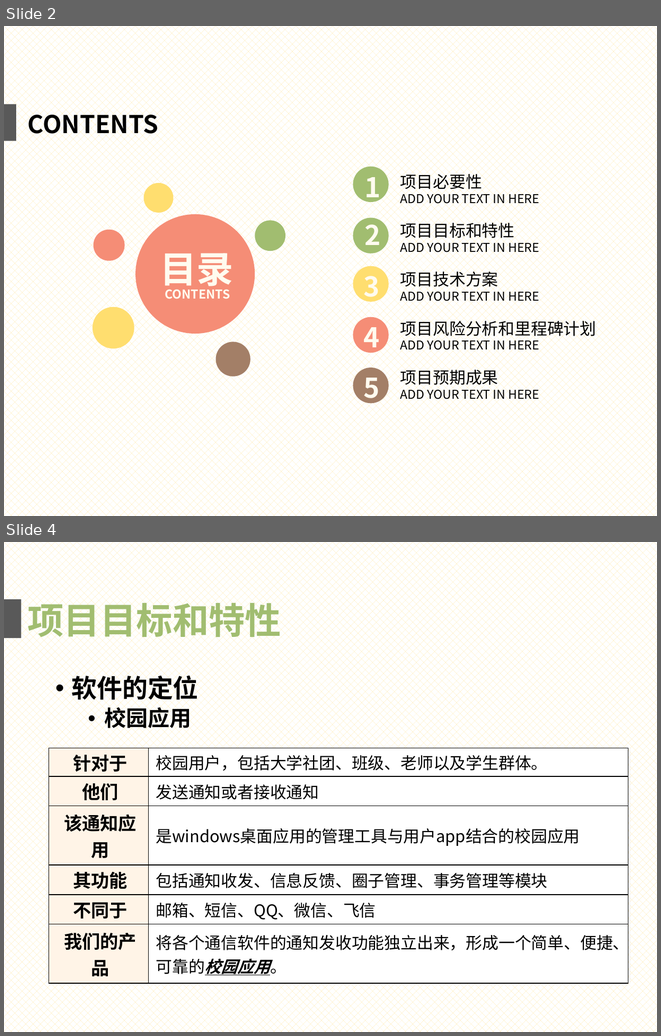
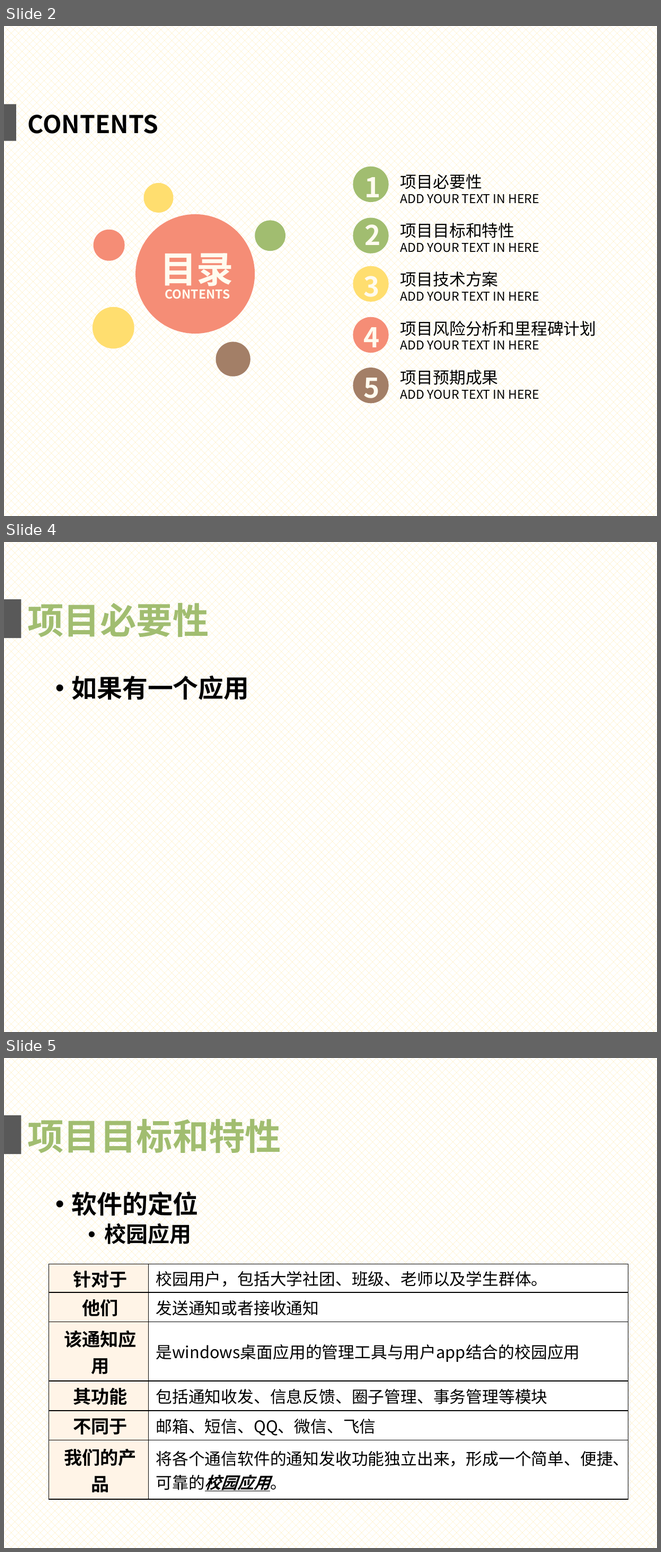
Before and after one commit to gocs/letmeknow, a slide deck: doc/presentation.pptx. Shown one above the other, each under a label of ours: slides 2 and 4 before the commit, slides 2, 4 and 5 after it; the slides between them are not shown. The pictures are 661x1036 and 661x1552 pixels, drawn with LibreOffice and Linux fonts; fonts in the diff are those of the drawing. Boxes give left, top, right and bottom in pixels: in the first picture for what was removed or moved away, otherwise in the second. Text is boxed around its words. In the diff, an @@ line names an element or a change of style, - is before the commit and + after.

```diff
--- a/doc/presentation.pptx
+++ b/doc/presentation.pptx
@@ slide 4 added at bbox=[4, 542, 657, 1032], background pattern #FFE699 on #FFFFFF @@
@@ rectangle added at bbox=[4, 599, 21, 638], fill #595959 @@
@@ text added at bbox=[28, 597, 209, 643], 40 pt, text #A1BD70, bold @@
+项目必要性
@@ text added at bbox=[72, 671, 249, 704], 28 pt, text #000000, bold @@
+• 如果有一个应用
@@ what was slide 4 is now slide 5 @@
```
Also in this commit, not shown: 1 slide changed, 2 other slides added, 16 slides removed.
